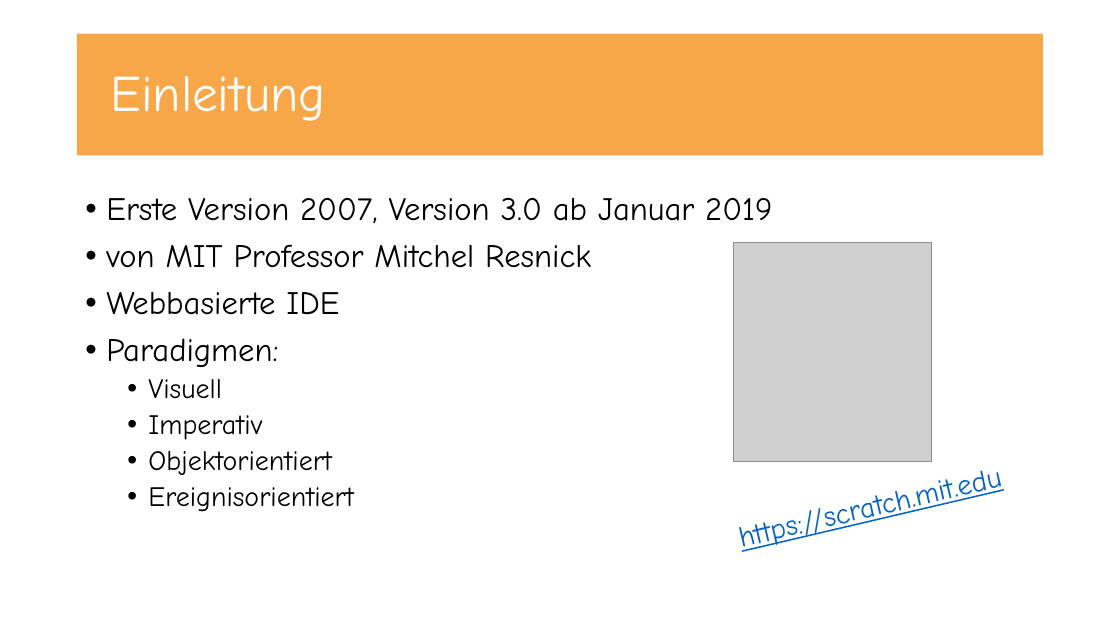
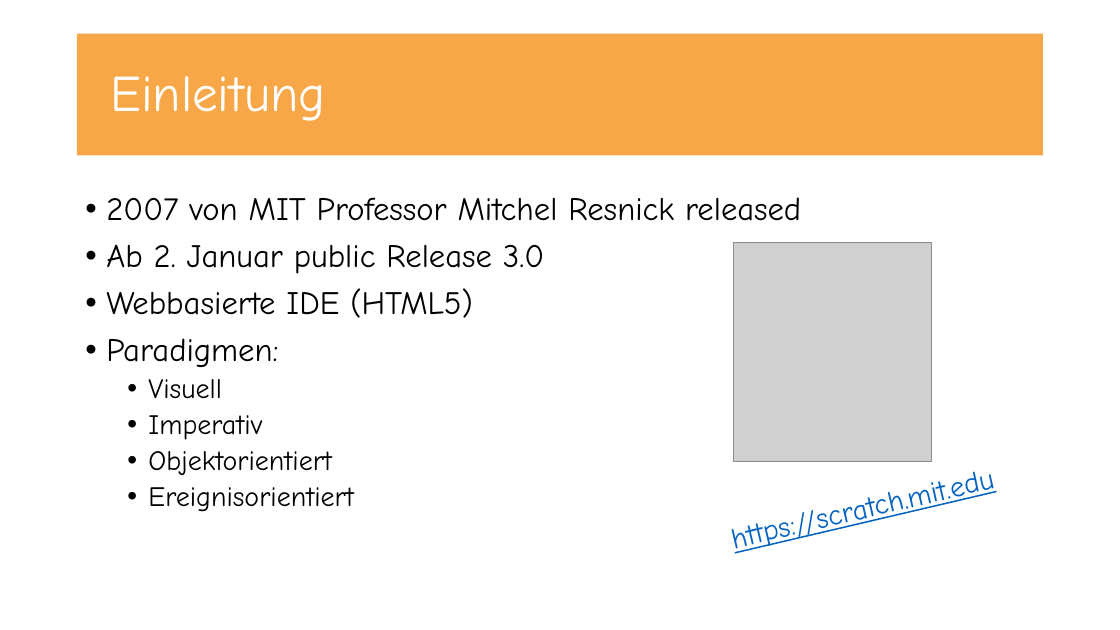
Before and after one commit to UncleBench/PCP-Projekt, a slide deck: slide 2 of Praesentation.pptx. Drawn at 1120x630 pixels with LibreOffice and Linux fonts; fonts in the diff are those of the drawing; grey boxes stand for pictures. Boxes give left, top, right and bottom in pixels: in the first picture for what was removed or moved away, otherwise in the second. Text is boxed around its words. In the diff, an @@ line names an element or a change of style, - is before the commit and + after.

Commit message:
"Einleitung" erweitert, Schlussfolie eingefügt

```diff
--- a/Praesentation.pptx
+++ b/Praesentation.pptx
@@ text at (x1=106, y1=197, x2=801, y2=318): text changed @@
-• Erste Version 2007, Version 3.0 ab Januar 2019
-• von MIT Professor Mitchel Resnick
-• Webbasierte IDE
+• 2007 von MIT Professor Mitchel Resnick released
+• Ab 2. Januar public Release 3.0
+• Webbasierte IDE (HTML5)
@@ text "https://scratch.mit.edu" rewrapped from (x1=726, y1=451, x2=1019, y2=559) to (x1=718, y1=449, x2=1026, y2=561) @@
```
Also in this commit, not shown: 1 other slide changed, 1 slide added.
